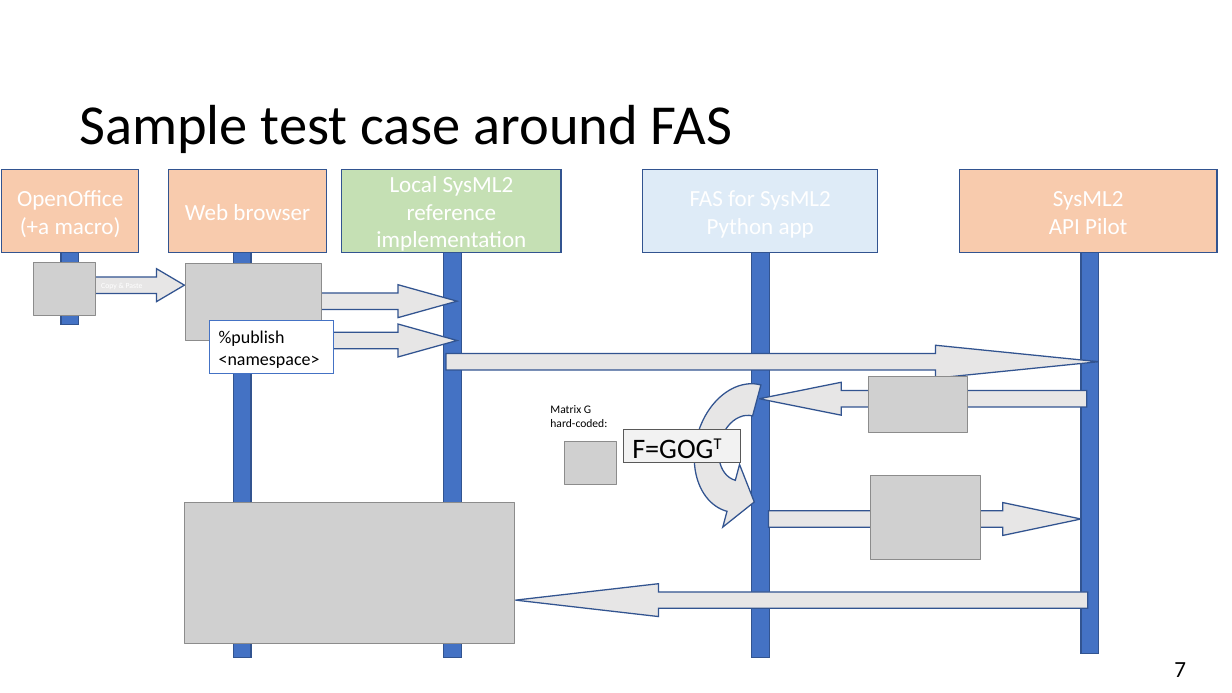
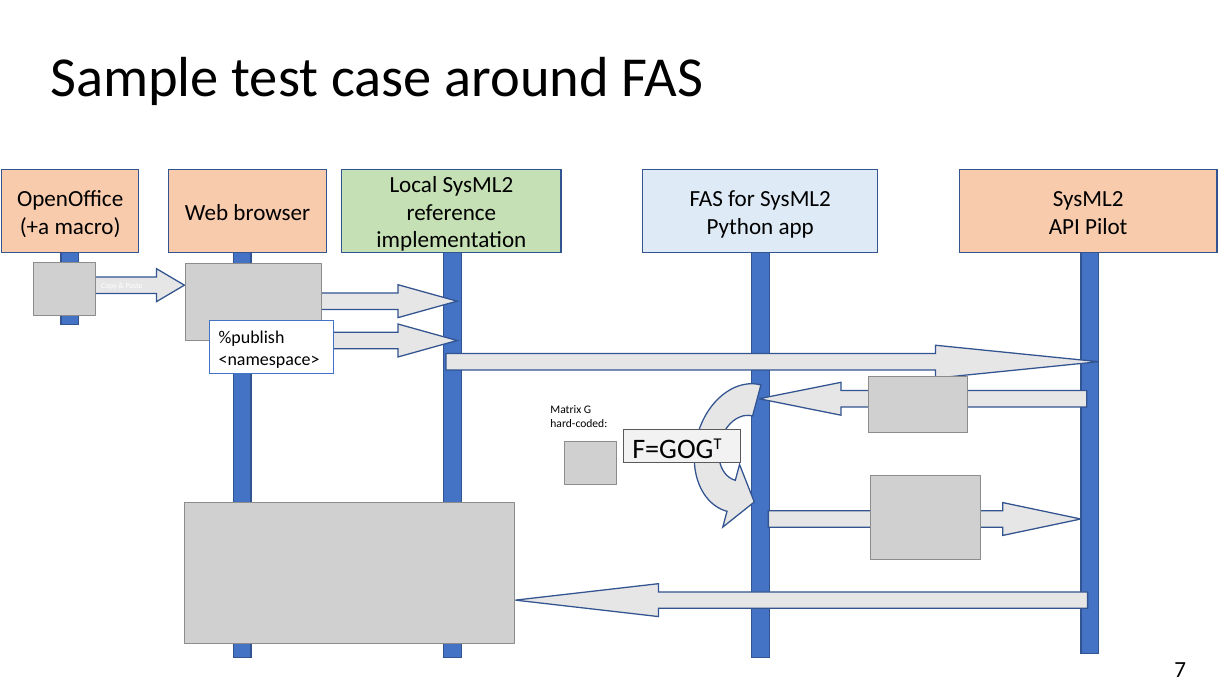
Before and after one commit to GfSE/fas4sysmlv2, a slide deck: slide 7 of doc/tech-docs/sysmlv2-pilot/fas4sysmlv2.odp. Drawn at 1232x693 pixels with LibreOffice and Linux fonts; fonts in the diff are those of the drawing; grey boxes stand for pictures. Boxes give left, top, right and bottom in pixels: in the first picture for what was removed or moved away, otherwise in the second. Text is boxed around its words. In the diff, an @@ line names an element or a change of style, - is before the commit and + after.

Commit message:
Formatting

```diff
--- a/doc/tech-docs/sysmlv2-pilot/fas4sysmlv2.odp
+++ b/doc/tech-docs/sysmlv2-pilot/fas4sysmlv2.odp
@@ title "Sample test case around FAS": place and size @@
-title "Sample test case around FAS" at (79,104,732,153)
+title "Sample test case around FAS" at (50,56,703,105)
@@ text colour #FFFFFF to #000000 in 4 elements at (959,169,1217,252), (168,169,326,252), (342,169,561,252), (2,169,139,252) @@
@@ text in rectangle at (690,190,831,238): text added @@
+FAS for SysML2
+Python app
```
Also in this commit, not shown: 3 other slides changed.
